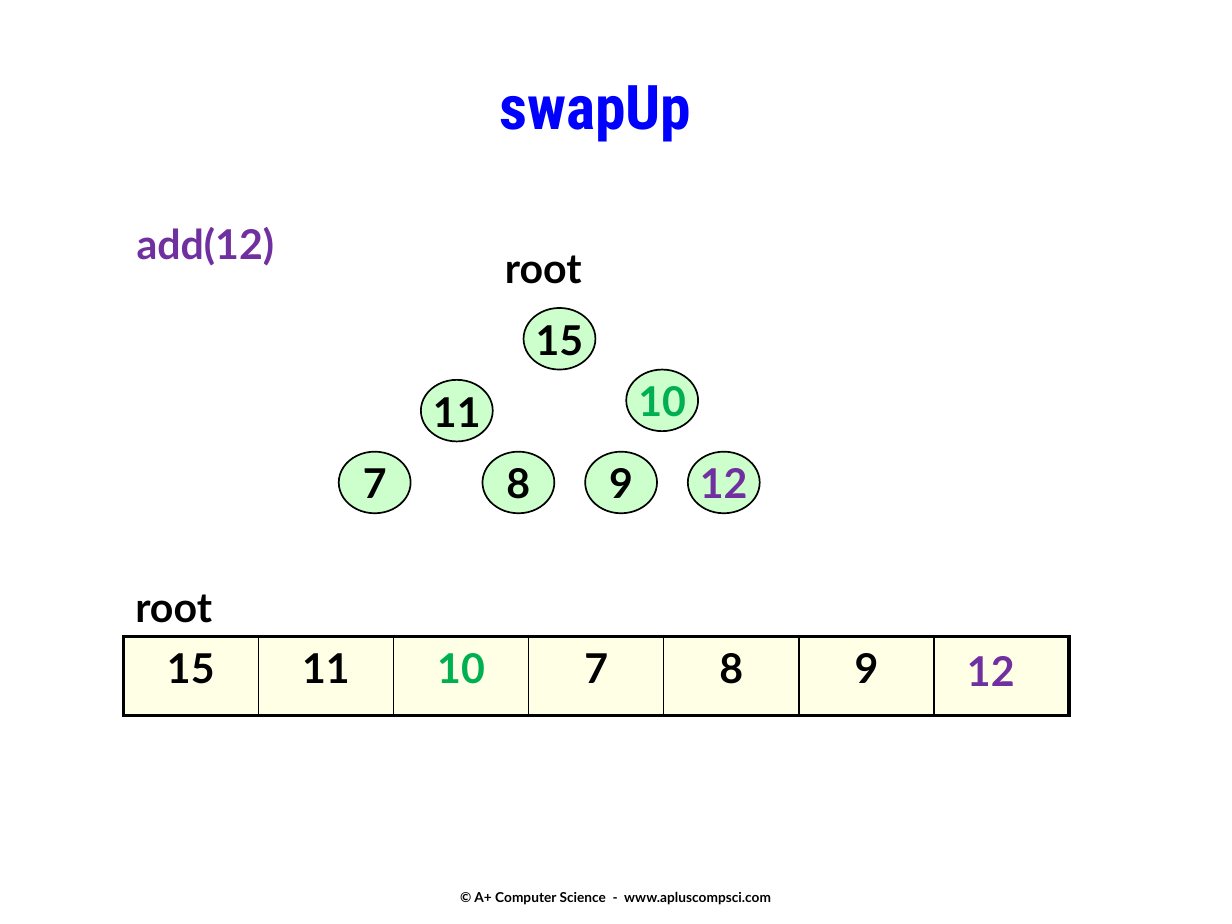
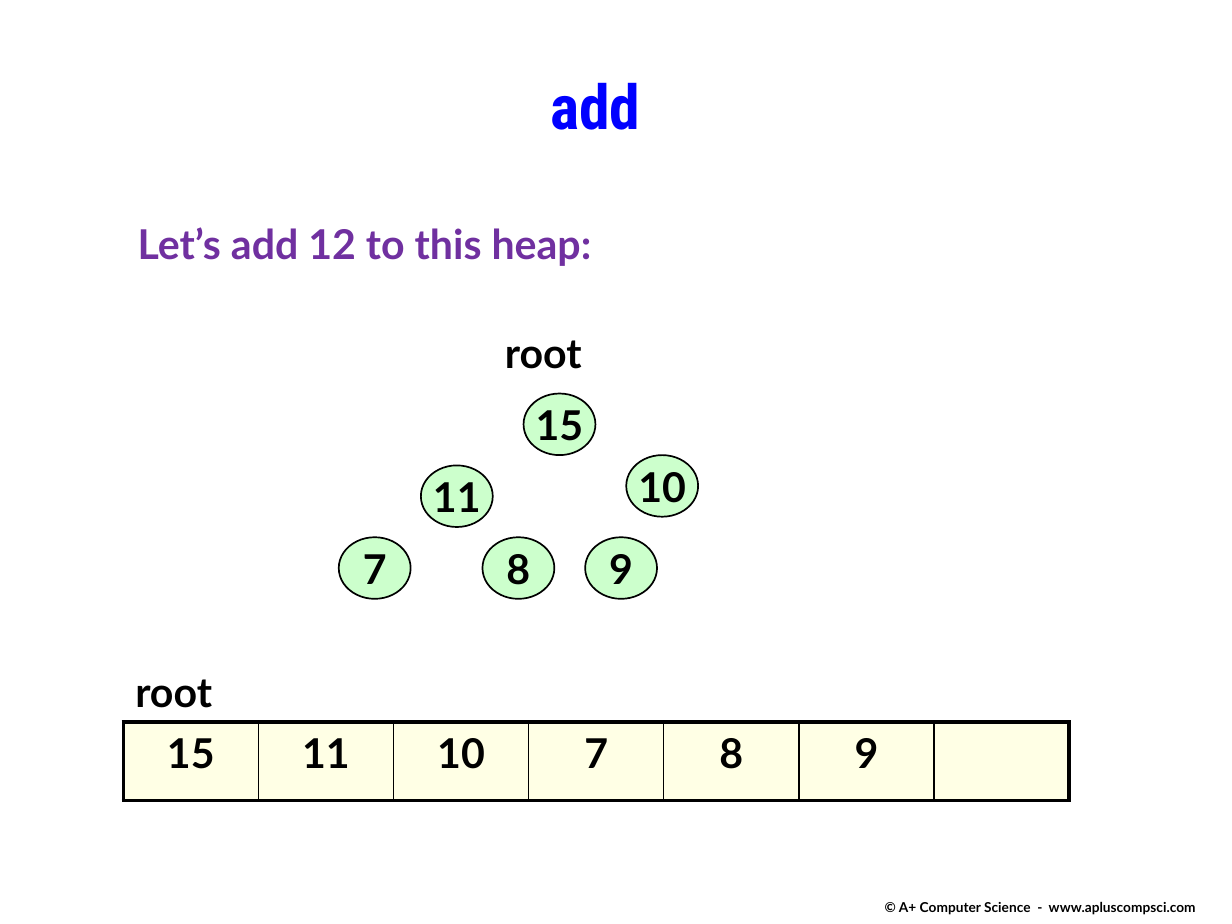
Before and after one commit to Cy-FairCS/cs3, a slide deck: slide 16 of u08c_heaps/notes/_a.heaps.pptx. Drawn at 1232x924 pixels with LibreOffice and Linux fonts; fonts in the diff are those of the drawing. Boxes give left, top, right and bottom in pixels: in the first picture for what was removed or moved away, otherwise in the second. Text is boxed around its words. In the diff, an @@ line names an element or a change of style, - is before the commit and + after.

```diff
--- a/u08c_heaps/notes/_a.heaps.pptx
+++ b/u08c_heaps/notes/_a.heaps.pptx
@@ title at (x1=550, y1=82, x2=640, y2=130): text changed @@
-swapUp
+add
@@ text at (x1=138, y1=227, x2=592, y2=266): text changed @@
-add(12)
+Let’s add 12 to this heap:
@@ 6 ellipses, 2 texts, 1 table moved together from (x1=123, y1=255, x2=1072, y2=716) to (x1=123, y1=340, x2=1072, y2=801) @@
@@ ellipse "10" at (x1=626, y1=455, x2=697, y2=516): text colour #00B050 to #000000 @@
@@ ellipse removed at (x1=687, y1=452, x2=759, y2=514) @@
-12
@@ text removed at (x1=967, y1=656, x2=1015, y2=686) @@
-12
@@ table at (x1=123, y1=722, x2=1072, y2=801) @@
@@ text colour #00B050 to #000000 in "10" @@
@@ text "© A+ Computer Science - ..." moved from (x1=474, y1=891, x2=771, y2=905) to (x1=899, y1=901, x2=1196, y2=915) @@
```
Also in this commit, not shown: 7 other slides changed, 3 slides added, 48 other files.
